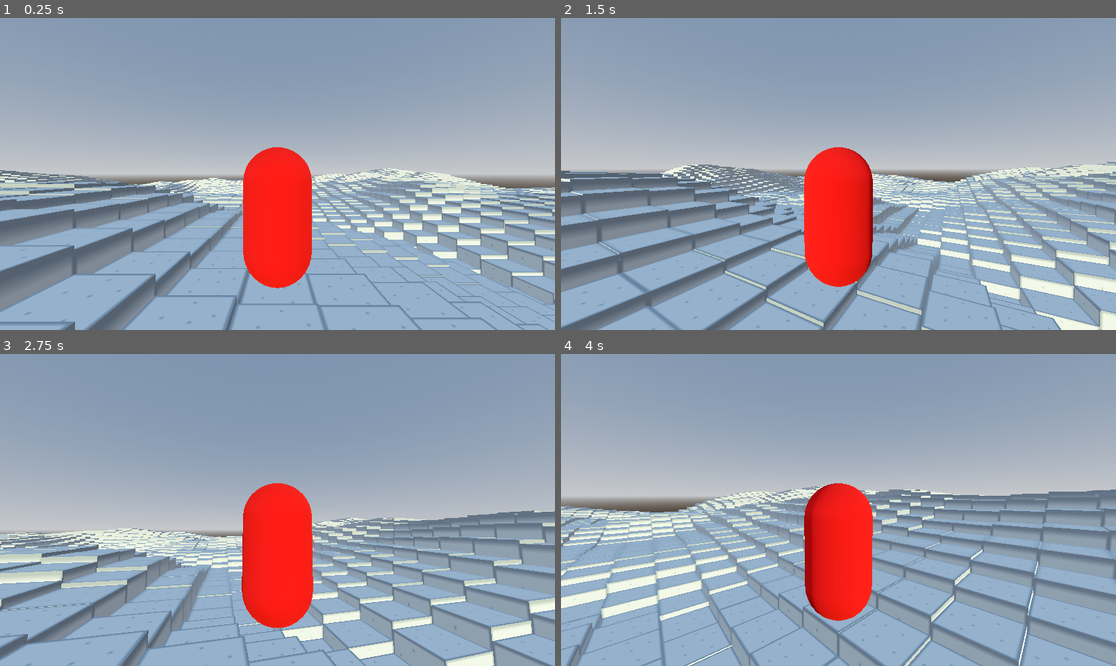
Above: before the commit, frames 1-4 (two rows, left to right).
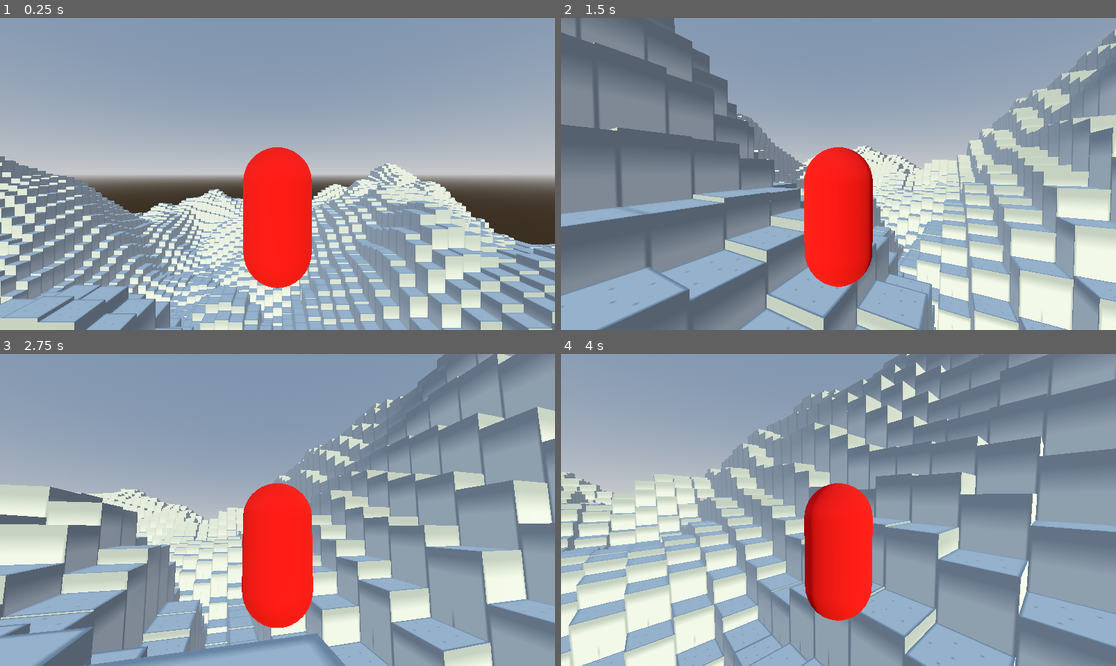
Above: after the commit, the same moments.

Repository: AkivaNugent/CSI-280_PROJECT-OCTOPUS
Game: Godot game, scene res://node_3d.tscn
Two runs of this game, one before a commit and one after it. Both use one fixed random seed, a clock stepped at 60 frames per second and the inputs below.
Inputs (mouse positions are in pixels of both pictures, inside the frame that each line leads up to):
- Up to frame 1 (0.25 s): no input
- Up to frame 2 (1.5 s): tap Enter (ui_accept) at 0.5, 0.6, 0.77, 1.07, 1.35 s; move the mouse to (866, 174) at 0.52 s; hold W (up) from 0.53 s (still down); move the mouse to (810, 174) at 1.27 s
- Up to frame 3 (2.75 s): keep holding W (up); tap Enter (ui_accept) at 1.52, 1.82, 2.1 s; move the mouse to (288, 503) at 2.02 s
- Up to frame 4 (4 s): keep holding W (up); move the mouse to (832, 516) at 2.77 s; tap Enter (ui_accept) at 2.85, 3.02, 3.32, 3.6, 3.77 s; move the mouse to (877, 513) at 3.52 s

The runs differ from the first frame. In frame 1, 31% of the frame differs, in the area x 0-100%, y 44-100%; in frame 2, 52%; in frame 3, 44%; in frame 4, 55%, in the area x 0-100%, y 0-100%.

Commit message:
Added an auto step-up to help with navigating the rolling terrain.

Diff:
--- a/project_octopus/node_3d.tscn
+++ b/project_octopus/node_3d.tscn
@@ -30,7 +30,7 @@
 script = ExtResource("1_bydk5")
 
 [node name="Player" type="CharacterBody3D" parent="."]
-transform = Transform3D(1, 0, 0, 0, 1, 0, 0, 0, 1, 0, 3, 0)
+transform = Transform3D(1, 0, 0, 0, 1, 0, 0, 0, 1, 0, 15.8157, 0)
 script = ExtResource("1_d34xq")
 
 [node name="MeshInstance3D" type="MeshInstance3D" parent="Player"]
@@ -51,6 +51,10 @@
 [node name="Camera3D" type="Camera3D" parent="Player/Camera Origin/SpringArm3D"]
 transform = Transform3D(1, 0, 0, 0, 1, 0, 0, 0, 1, 0, 0, 3)
 
+[node name="StairsAheadRayCast3D" type="RayCast3D" parent="Player"]
+unique_name_in_owner = true
+transform = Transform3D(1, 0, 0, 0, 1, 0, 0, 0, 1, 0, 0.0350475, 0.771033)
+
 [node name="DirectionalLight3D" type="DirectionalLight3D" parent="."]
 transform = Transform3D(1, 0, 0, 0, 1, 0, 0, 0, 1, 0, 10.1745, 15)
 light_color = Color(0.915643, 0.90692, 0.701245, 1)
--- a/project_octopus/player.gd
+++ b/project_octopus/player.gd
@@ -2,10 +2,11 @@
 
 const SPEED = 5.0
 const JUMP_VELOCITY = 4.5
+const MAX_STEP_HEIGHT = 0.75
 @onready var player: CharacterBody3D = $"."
 @onready var pivot: Node3D = $"Camera Origin"
 @export var sens = 0.5
-
+var _snapped_to_stairs_last_frame := false;
 
 func _ready():
 	Input.mouse_mode = Input.MOUSE_MODE_CAPTURED
@@ -16,13 +17,46 @@
 		pivot.rotate_x(deg_to_rad(-event.relative.y * sens))
 		pivot.rotation.x = clamp(pivot.rotation.x, deg_to_rad(-90), deg_to_rad(45))
 
+func _step_up(delta) -> bool:
+	if not is_on_floor() and not _snapped_to_stairs_last_frame: return false
+	# Find the direction we're moving in (x and z only)
+	var expected_move_motion = self.velocity * Vector3(1,0,1) * delta
+	# Find the position to test for collision: in front of the player and slightly up
+	# We go up to get some clearance above; making sure there's nothing above in the way
+	var step_pos_with_clearance = self.global_transform.translated(expected_move_motion + Vector3(0, MAX_STEP_HEIGHT * 2, 0))
+
+	# Run a body_test_motion slightly above the pos we expect to move to, casting the tested motion down to find where the top of the next step is
+	# Basically, we are making a copy of the player that should be above any possible step, then moving them down until we hit a step, so we know if and where that would happen
+	var down_check_result = PhysicsTestMotionResult3D.new()
+	if (_run_body_test_motion(step_pos_with_clearance, Vector3(0,-MAX_STEP_HEIGHT*2,0), down_check_result)
+			and (down_check_result.get_collider().is_class("StaticBody3D") or down_check_result.get_collider().is_class("CSGShape3D"))):
+		# Find how far to step up; the distance to the test point, plus the distance the tester could travel (which is negative, since it's down), relative to current position. Then extract only the y.
+		var step_height = ((step_pos_with_clearance.origin + down_check_result.get_travel()) - self.global_position).y
+		# Final check to make sure the step height is valid
+		# The step_height <= 0.01 "prevents some physics glitchiness"
+		if step_height > MAX_STEP_HEIGHT or step_height <= 0.01 or (down_check_result.get_collision_point() - self.global_position).y > MAX_STEP_HEIGHT: return false
+		# Make the final jump to new position
+		self.global_position = step_pos_with_clearance.origin + down_check_result.get_travel()
+		apply_floor_snap()
+		_snapped_to_stairs_last_frame = true
+		return true
+	return false
+
+func _run_body_test_motion(from: Transform3D, motion : Vector3, result = null) -> bool:
+	# Wrapper for sending info to the PhysicsServer, asking it to test the result of a possible move
+	if not result: result = PhysicsTestMotionResult3D.new()
+	var params = PhysicsTestMotionParameters3D.new()
+	params.from = from
+	params.motion = motion
+	return PhysicsServer3D.body_test_motion(self.get_rid(), params, result)
+
 func _physics_process(delta: float) -> void:
 	# Add the gravity.
 	if not is_on_floor():
 		velocity += get_gravity() * delta
 
 	# Handle jump.
-	if Input.is_action_just_pressed("ui_accept") and is_on_floor():
+	if Input.is_action_just_pressed("ui_accept") and is_on_floor(): #or snapped to stairs?
 		velocity.y = JUMP_VELOCITY
 	if Input.is_action_just_pressed("quit"):
 		get_tree().quit()
@@ -38,4 +72,5 @@
 		velocity.x = move_toward(velocity.x, 0, SPEED)
 		velocity.z = move_toward(velocity.z, 0, SPEED)
 
-	move_and_slide()
+	if not	_step_up(delta):
+		move_and_slide()
--- a/project_octopus/worldrenderer.gd
+++ b/project_octopus/worldrenderer.gd
@@ -13,7 +13,7 @@
 			var newTile = tileScene.instantiate()
 			add_child(newTile)
 			newTile.position = Vector3(x - (GRID_SIZE / 2), 0.0, z - (GRID_SIZE / 2))
-			newTile.scale = Vector3(1.0, (noisegen.get_noise_2d(x,z) * 20) + 1.0, 1.0)
+			newTile.scale = Vector3(1.0, (noisegen.get_noise_2d(x,z) * 80) + 1.0, 1.0)
 
 # Called every frame. 'delta' is the elapsed time since the previous frame.
 func _process(delta: float) -> void:
